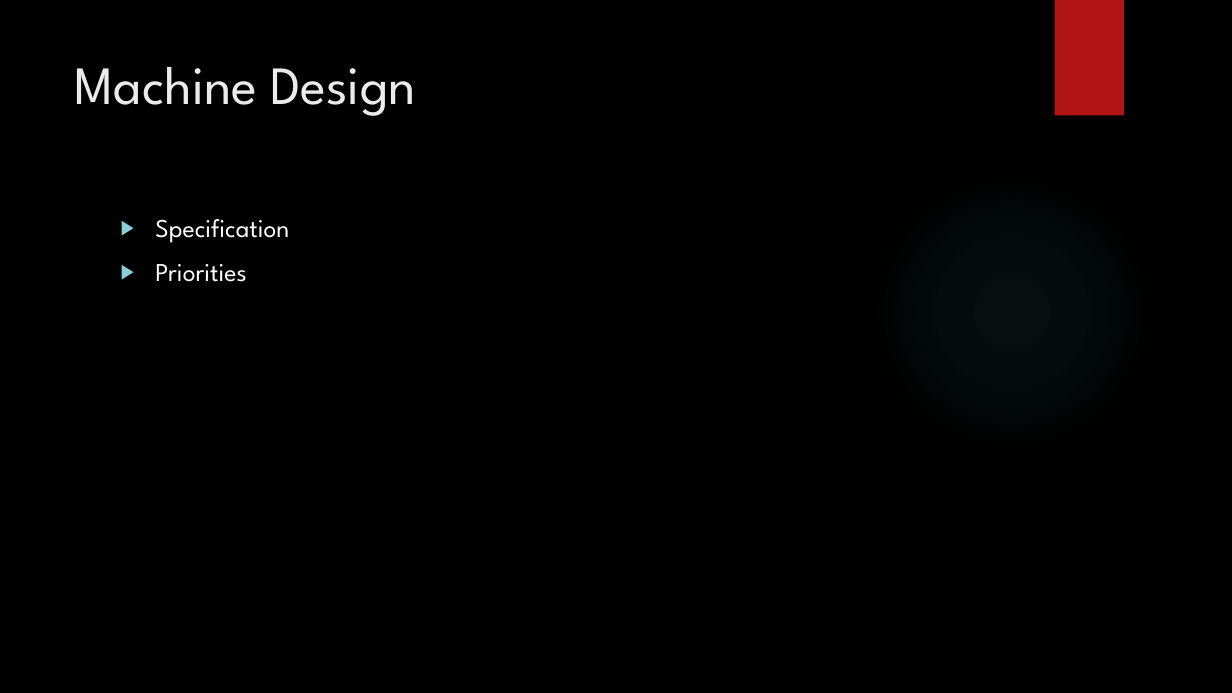
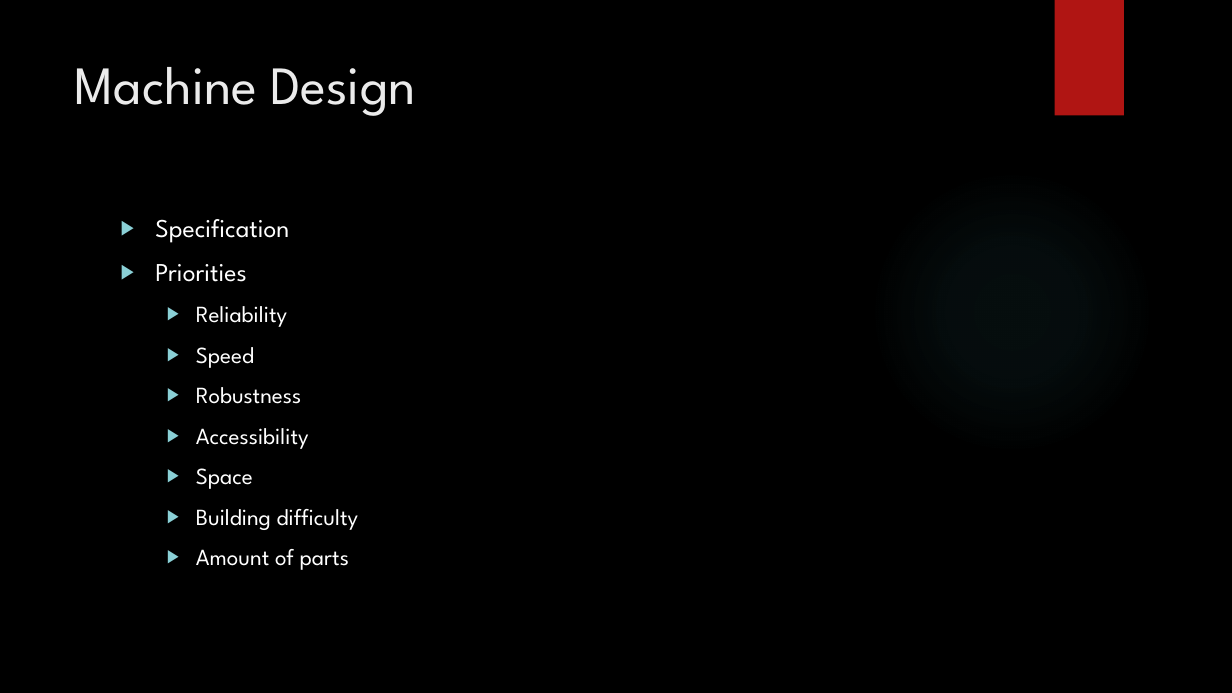
Before and after one commit to Boelensman1/DBL-Embedded-Systems, a slide deck: slide 3 of Mid-term presentation/Second/DBL Embedded Systems.pptx. Drawn at 1232x693 pixels with LibreOffice and Linux fonts; fonts in the diff are those of the drawing; background and template pictures are left out. Boxes give left, top, right and bottom in pixels: in the first picture for what was removed or moved away, otherwise in the second. Text is boxed around its words. In the diff, an @@ line names an element or a change of style, - is before the commit and + after.

```diff
--- a/Mid-term presentation/Second/DBL Embedded Systems.pptx
+++ b/Mid-term presentation/Second/DBL Embedded Systems.pptx
@@ text at <box>196,306,358,570</box>: paragraphs added @@
+  ▶ Reliability
+  ▶ Speed
+  ▶ Robustness
+  ▶ Accessibility
+  ▶ Space
+  ▶ Building difficulty
+  ▶ Amount of parts
```
Also in this commit, not shown: 1 other slide changed, 1 other file.
